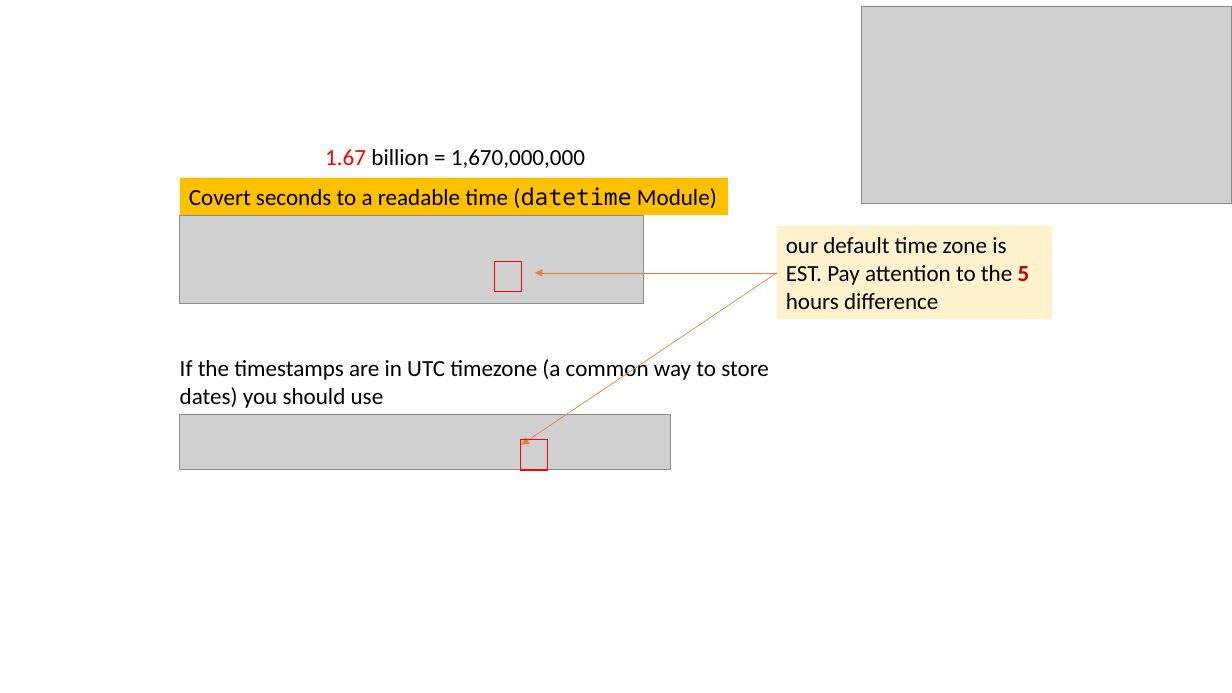
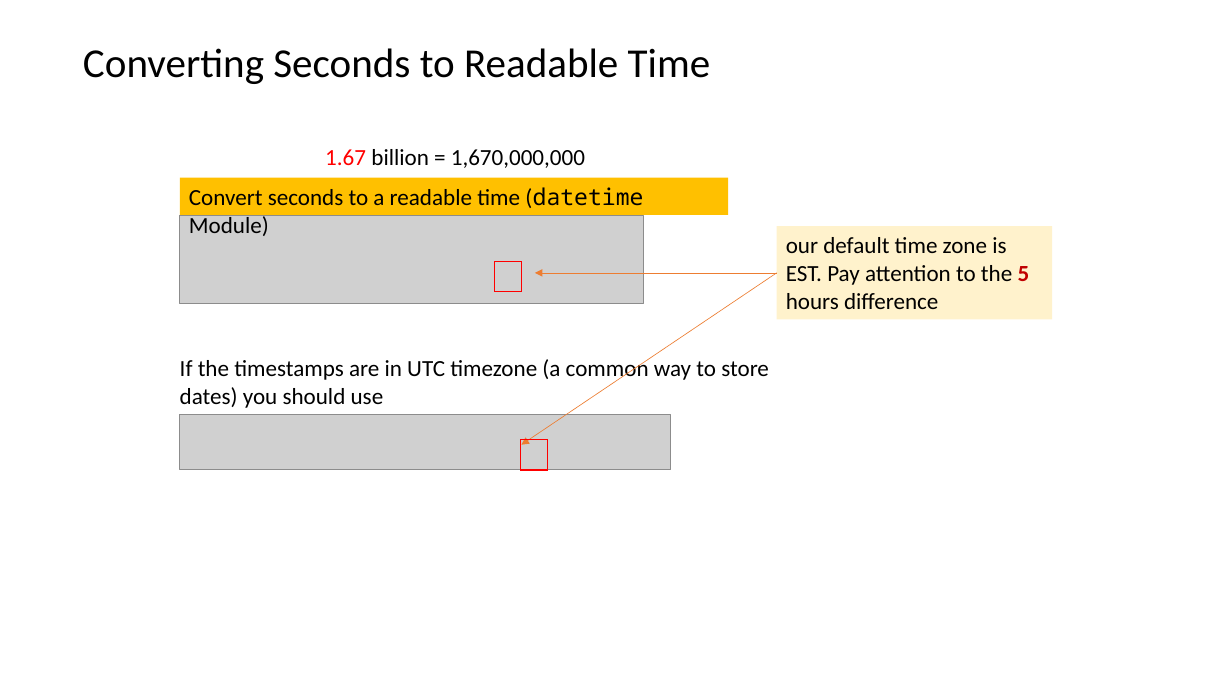
Before and after one commit to frankwxu/Digital-Forensics-Basic-Book, a slide deck: slide 30 of PPTs/Ch2_Number_Systems_for_Digital_Forensics.pptx. Drawn at 1232x693 pixels with LibreOffice and Linux fonts; fonts in the diff are those of the drawing; grey boxes stand for pictures; background and template pictures are left out. Boxes give left, top, right and bottom in pixels: in the first picture for what was removed or moved away, otherwise in the second. Text is boxed around its words. In the diff, an @@ line names an element or a change of style, - is before the commit and + after.

```diff
--- a/PPTs/Ch2_Number_Systems_for_Digital_Forensics.pptx
+++ b/PPTs/Ch2_Number_Systems_for_Digital_Forensics.pptx
@@ picture removed at <box>862,6,1232,203</box> @@
@@ text added at <box>83,48,711,84</box>, 32 pt, text #000000 @@
+Converting Seconds to Readable Time
@@ text in rectangle at <box>189,187,643,236</box>: text changed @@
-Covert seconds to a readable time (datetime Module)
+Convert seconds to a readable time (datetime Module)
```
Also in this commit, not shown: 35 other slides changed, 5 slides added, 4 slides removed.
